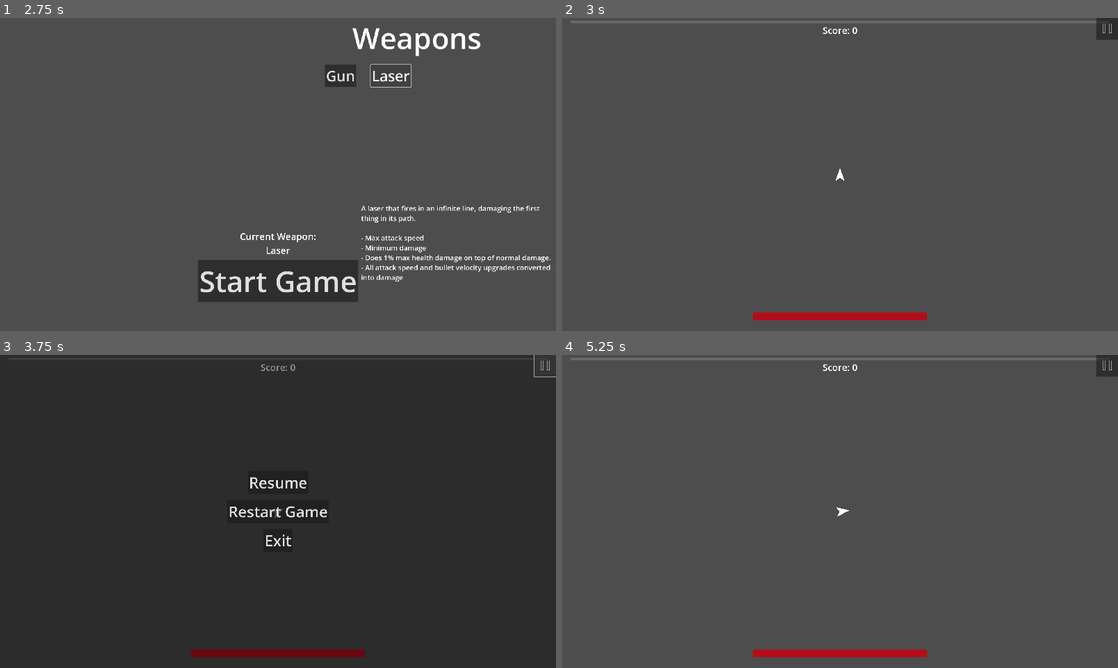
Above: before the commit, frames 1-4 (two rows, left to right).
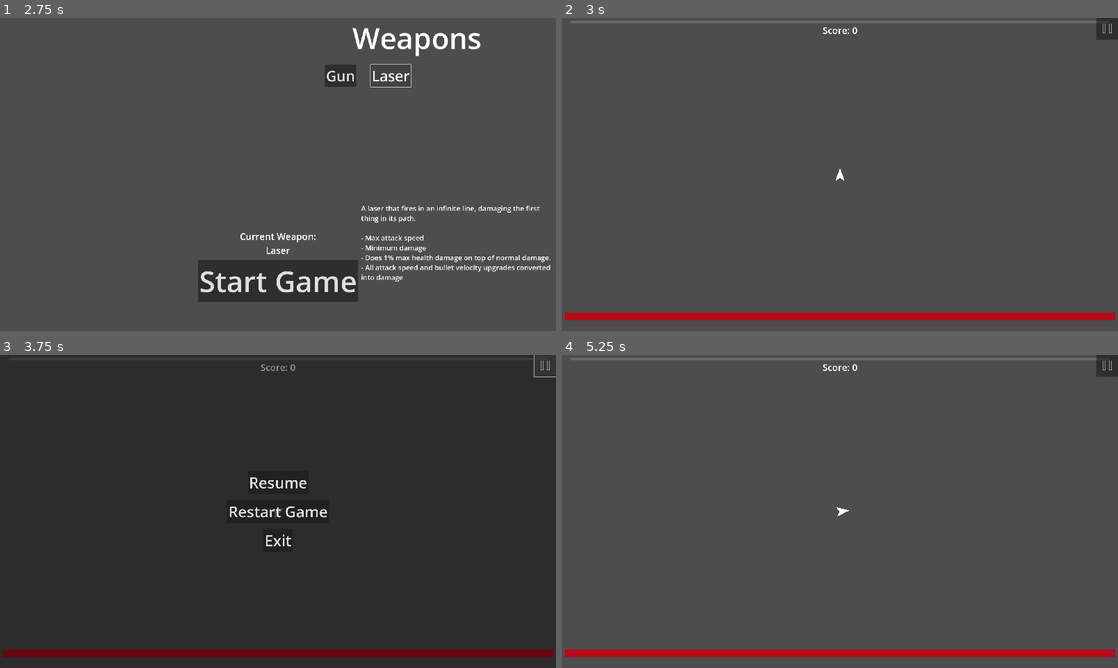
Above: after the commit, the same moments.

Repository: CoilSeb/AsteroidsPersonal
Game: Godot game, scene res://Scenes/Screens/Start Screen/StartScreen.tscn
Two runs of this game, one before a commit and one after it. Both use one fixed random seed, a clock stepped at 60 frames per second and the inputs below.
Inputs (mouse positions are in pixels of both pictures, inside the frame that each line leads up to):
- Up to frame 1 (2.75 s): click "Start Game" at 0.5 s; click "Gun" at 1.25 s; click "Laser" at 2 s
- Up to frame 2 (3 s): click "Start Game" at 2.75 s
- Up to frame 3 (3.75 s): click (544, 364) at 3.5 s
- Up to frame 4 (5.25 s): click "Restart Game" at 4.25 s; tap Enter at 5 s; move the mouse to (962, 495) at 5.02 s; press the mouse at (962, 495) at 5.03 s; hold D (rotate_right) from 5.03 s (still down)

Frame 1 is identical in both runs. In frame 2, 1.8% of the frame differs, in the area x 0-100%, y 94-97%; in frame 3, 1.8%; in frame 4, 1.8%.

Commit message:
Update tank mode and health values, and modify upgrade properties

Diff:
--- a/Global Scripts/Global.gd
+++ b/Global Scripts/Global.gd
@@ -15,6 +15,7 @@
 var exp
 var exp_threshold
 var weapon
+var tank_mode = true
 
 signal update_max_health(value)
 signal update_health(value)
@@ -29,6 +30,8 @@
 	preload("res://Upgrades/Solo_Upgrades/health_regen.tres"),
 	preload("res://Upgrades/Solo_Upgrades/bullet_velocity.tres"),
 ]
+
+var key_upgrades = []
 
 
 func _ready():
@@ -47,7 +50,7 @@
 		preload("res://Upgrades/Solo_Upgrades/bullet_velocity.tres"),
 	]
 
-	health = 300
+	health = 30000
 	max_health = health
 	health_regen = 0
 
--- a/Scenes/Experience/Experience.tscn
+++ b/Scenes/Experience/Experience.tscn
@@ -4,7 +4,7 @@
 [ext_resource type="Texture2D" uid="uid://dvo4y5vj5mvgc" path="res://Sprites/Other/Exp-1.png.png" id="2_gy3gi"]
 
 [sub_resource type="CircleShape2D" id="CircleShape2D_7iodp"]
-radius = 54.0093
+radius = 66.0076
 
 [sub_resource type="CircleShape2D" id="CircleShape2D_pnwvu"]
 radius = 7.0
--- a/Scenes/Player/Player.gd
+++ b/Scenes/Player/Player.gd
@@ -16,6 +16,7 @@
 var using_mouse = false
 var weapon = Global.weapon
 var laser_made = false
+var can_move = true
 
 
 func _ready():
@@ -55,7 +56,7 @@
 		using_mouse = true
 	if using_mouse == true:
 		rotate(get_angle_to(get_global_mouse_position()) + (0.5 * PI))
-	if Input.is_action_pressed("move_forward") || Input.is_action_pressed("M1"):
+	if (Input.is_action_pressed("move_forward") || Input.is_action_pressed("M1")) && can_move:
 		velocity += ((Vector2(0, -1) * thrust * delta).rotated(rotation))
 	elif Input.is_action_just_pressed("move_backward"):
 		velocity += ((Vector2(0, 10) * counter_thrust * delta).rotated(rotation))
@@ -84,6 +85,9 @@
 			bulletInstance.global_position = global_position  # Set the bullet's position
 			bulletInstance.direction = Vector2.UP.rotated(rotation)  # Set the bullet's direction
 			shootTimer.start(Global.attack_speed)
+			if Global.tank_mode:
+				thrust -= 100
+
 
 	if Global.health <= 0:
 		destroy()
--- a/Upgrades/Solo_Upgrades/attack_speed_up.tres
+++ b/Upgrades/Solo_Upgrades/attack_speed_up.tres
@@ -9,6 +9,7 @@
 upgrade_text = "Upgrade attack speed and shoot 20% faster"
 upgrade_value = 0.2
 upgrade_texture = ExtResource("2_7ukon")
+key_upgrade = true
 
 [sub_resource type="Resource" id="Resource_8ie3u"]
 script = ExtResource("1_af4au")
@@ -16,6 +17,7 @@
 upgrade_text = "Upgrade attack speed again and shoot another 15% faster"
 upgrade_value = 0.15
 upgrade_texture = ExtResource("2_7ukon")
+key_upgrade = false
 next_upgrade = SubResource("Resource_lvvjd")
 
 [resource]
@@ -24,4 +26,5 @@
 upgrade_text = "Upgrade attack speed and shoot 15% faster"
 upgrade_value = 0.15
 upgrade_texture = ExtResource("2_7ukon")
+key_upgrade = false
 next_upgrade = SubResource("Resource_8ie3u")
--- a/Upgrades/Solo_Upgrades/bullet_velocity.tres
+++ b/Upgrades/Solo_Upgrades/bullet_velocity.tres
@@ -9,6 +9,7 @@
 upgrade_text = "Upgrade the velocity of your bullets by 30%"
 upgrade_value = 0.3
 upgrade_texture = ExtResource("2_mgkaa")
+key_upgrade = false
 
 [sub_resource type="Resource" id="Resource_hcjij"]
 script = ExtResource("1_uur5o")
@@ -16,6 +17,7 @@
 upgrade_text = "Upgrade the velocity of your bullets by 22.5%"
 upgrade_value = 0.225
 upgrade_texture = ExtResource("2_mgkaa")
+key_upgrade = false
 next_upgrade = SubResource("Resource_hm4dw")
 
 [resource]
@@ -24,4 +26,5 @@
 upgrade_text = "Upgrade the velocity of your bullets by 15%"
 upgrade_value = 0.15
 upgrade_texture = ExtResource("2_mgkaa")
+key_upgrade = false
 next_upgrade = SubResource("Resource_hcjij")
--- a/Upgrades/Solo_Upgrades/collision_damage_up.tres
+++ b/Upgrades/Solo_Upgrades/collision_damage_up.tres
@@ -9,6 +9,7 @@
 upgrade_text = "Upgrades the collision damage of your character by 25"
 upgrade_value = 25.0
 upgrade_texture = ExtResource("2_3jhgs")
+key_upgrade = false
 
 [sub_resource type="Resource" id="Resource_4fqwf"]
 script = ExtResource("1_y3g5m")
@@ -16,6 +17,7 @@
 upgrade_text = "Upgrades the collision damage of your character by 15"
 upgrade_value = 15.0
 upgrade_texture = ExtResource("2_3jhgs")
+key_upgrade = false
 next_upgrade = SubResource("Resource_u7ngy")
 
 [resource]
@@ -24,4 +26,5 @@
 upgrade_text = "Upgrades the collision damage of your character by 10"
 upgrade_value = 10.0
 upgrade_texture = ExtResource("2_3jhgs")
+key_upgrade = false
 next_upgrade = SubResource("Resource_4fqwf")
--- a/Upgrades/Solo_Upgrades/counter_thrust.tres
+++ b/Upgrades/Solo_Upgrades/counter_thrust.tres
@@ -9,6 +9,7 @@
 upgrade_text = "Upgrade counter thrust by 300 "
 upgrade_value = 300.0
 upgrade_texture = ExtResource("2_sut6x")
+key_upgrade = false
 
 [sub_resource type="Resource" id="Resource_ukgxh"]
 script = ExtResource("1_wg1gf")
@@ -16,6 +17,7 @@
 upgrade_text = "Upgrade counter thrust by 200 "
 upgrade_value = 200.0
 upgrade_texture = ExtResource("2_sut6x")
+key_upgrade = false
 next_upgrade = SubResource("Resource_0nun0")
 
 [resource]
@@ -24,4 +26,5 @@
 upgrade_text = "Upgrade counter thrust by 500 "
 upgrade_value = 1000.0
 upgrade_texture = ExtResource("2_sut6x")
+key_upgrade = false
 next_upgrade = SubResource("Resource_ukgxh")
--- a/Upgrades/Solo_Upgrades/damage_up.tres
+++ b/Upgrades/Solo_Upgrades/damage_up.tres
@@ -9,6 +9,7 @@
 upgrade_text = "Upgrades bullet damage by 30%"
 upgrade_value = 0.3
 upgrade_texture = ExtResource("2_wfgwu")
+key_upgrade = false
 
 [sub_resource type="Resource" id="Resource_rw4ql"]
 script = ExtResource("1_vivkn")
@@ -16,6 +17,7 @@
 upgrade_text = "Upgrades bullet damage by 22.5%"
 upgrade_value = 0.225
 upgrade_texture = ExtResource("2_wfgwu")
+key_upgrade = false
 next_upgrade = SubResource("Resource_sqvx0")
 
 [resource]
@@ -24,4 +26,5 @@
 upgrade_text = "Upgrades bullet damage by 15%"
 upgrade_value = 0.15
 upgrade_texture = ExtResource("2_wfgwu")
+key_upgrade = false
 next_upgrade = SubResource("Resource_rw4ql")
--- a/Upgrades/Solo_Upgrades/health_regen.tres
+++ b/Upgrades/Solo_Upgrades/health_regen.tres
@@ -9,6 +9,7 @@
 upgrade_text = "Upgrades health regeneration by 3"
 upgrade_value = 3.0
 upgrade_texture = ExtResource("2_33ilv")
+key_upgrade = false
 
 [sub_resource type="Resource" id="Resource_f2fme"]
 script = ExtResource("1_xks40")
@@ -16,6 +17,7 @@
 upgrade_text = "Upgrades health regeneration by 1.5"
 upgrade_value = 1.5
 upgrade_texture = ExtResource("2_33ilv")
+key_upgrade = false
 next_upgrade = SubResource("Resource_rewdk")
 
 [resource]
@@ -24,4 +26,5 @@
 upgrade_text = "Upgrades health regeneration by 0.5"
 upgrade_value = 0.5
 upgrade_texture = ExtResource("2_33ilv")
+key_upgrade = false
 next_upgrade = SubResource("Resource_f2fme")
--- a/Upgrades/Solo_Upgrades/health_up.tres
+++ b/Upgrades/Solo_Upgrades/health_up.tres
@@ -9,6 +9,7 @@
 upgrade_text = "Upgrades health by 150"
 upgrade_value = 150.0
 upgrade_texture = ExtResource("2_1x2gu")
+key_upgrade = false
 
 [sub_resource type="Resource" id="Resource_84j6l"]
 script = ExtResource("1_nplsq")
@@ -16,6 +17,7 @@
 upgrade_text = "Upgrades health by 100"
 upgrade_value = 100.0
 upgrade_texture = ExtResource("2_1x2gu")
+key_upgrade = false
 next_upgrade = SubResource("Resource_rkgik")
 
 [resource]
@@ -24,4 +26,5 @@
 upgrade_text = "Upgrades health by 50"
 upgrade_value = 50.0
 upgrade_texture = ExtResource("2_1x2gu")
+key_upgrade = false
 next_upgrade = SubResource("Resource_84j6l")
--- a/Upgrades/Solo_Upgrades/move_speed.tres
+++ b/Upgrades/Solo_Upgrades/move_speed.tres
@@ -9,6 +9,7 @@
 upgrade_text = "Upgrades move_speed by 200"
 upgrade_value = 200.0
 upgrade_texture = ExtResource("2_rqkj7")
+key_upgrade = false
 
 [sub_resource type="Resource" id="Resource_cfgst"]
 script = ExtResource("1_qtpcb")
@@ -16,6 +17,7 @@
 upgrade_text = "Upgrades move_speed by 150"
 upgrade_value = 150.0
 upgrade_texture = ExtResource("2_rqkj7")
+key_upgrade = false
 next_upgrade = SubResource("Resource_krdgh")
 
 [resource]
@@ -24,4 +26,5 @@
 upgrade_text = "Upgrades move_speed by 100"
 upgrade_value = 100.0
 upgrade_texture = ExtResource("2_rqkj7")
+key_upgrade = false
 next_upgrade = SubResource("Resource_cfgst")
--- a/Upgrades/upgrades.gd
+++ b/Upgrades/upgrades.gd
@@ -6,7 +6,9 @@
 @export var upgrade_text : String = ""
 @export var upgrade_value : float = 0
 @export var upgrade_texture: Texture
+@export var key_upgrade: bool
 @export var next_upgrade : upgrade = null
+
 
 func upgrade_player():
 	match upgrade_name:
@@ -29,7 +31,7 @@
 
 func upgrade_health():
 	Global.update_max_health.emit(upgrade_value)
-	print(Global.health)
+	#print(Global.health)
 
 func upgrade_damage():
 	Global.damage += (Global.damage * upgrade_value)
@@ -40,8 +42,8 @@
 			Global.attack_speed -= (Global.attack_speed * upgrade_value)
 		"Laser":
 			Global.damage += (Global.damage * upgrade_value)
-			print(Global.damage)
-			print(Global.attack_speed)
+			#print(Global.damage)
+			#print(Global.attack_speed)
 
 func upgrade_collision_damage():
 	Global.collision_damage += upgrade_value
@@ -61,5 +63,8 @@
 			Global.bullet_velocity += (Global.bullet_velocity * upgrade_value)
 		"Laser":
 			Global.damage += (Global.damage * upgrade_value)
-			print(Global.damage)
-			print(Global.attack_speed)
+			#print(Global.damage)
+			#print(Global.attack_speed)
+
+func tank_mode():
+	Global.tank_mode = true
